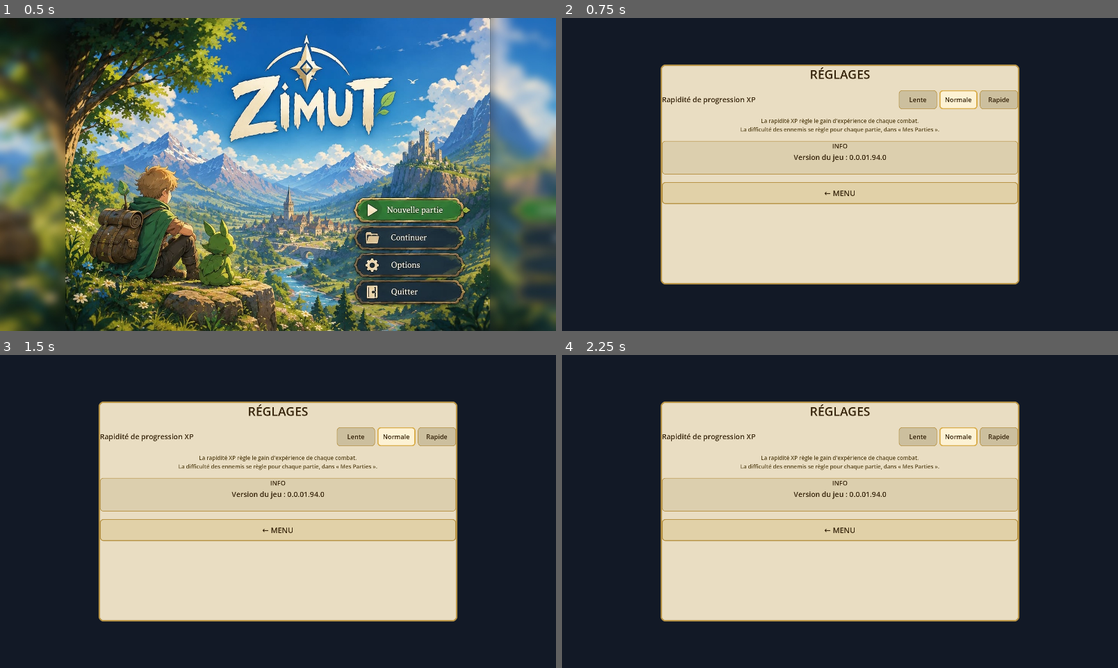
Above: before the commit, frames 1-4 (two rows, left to right).
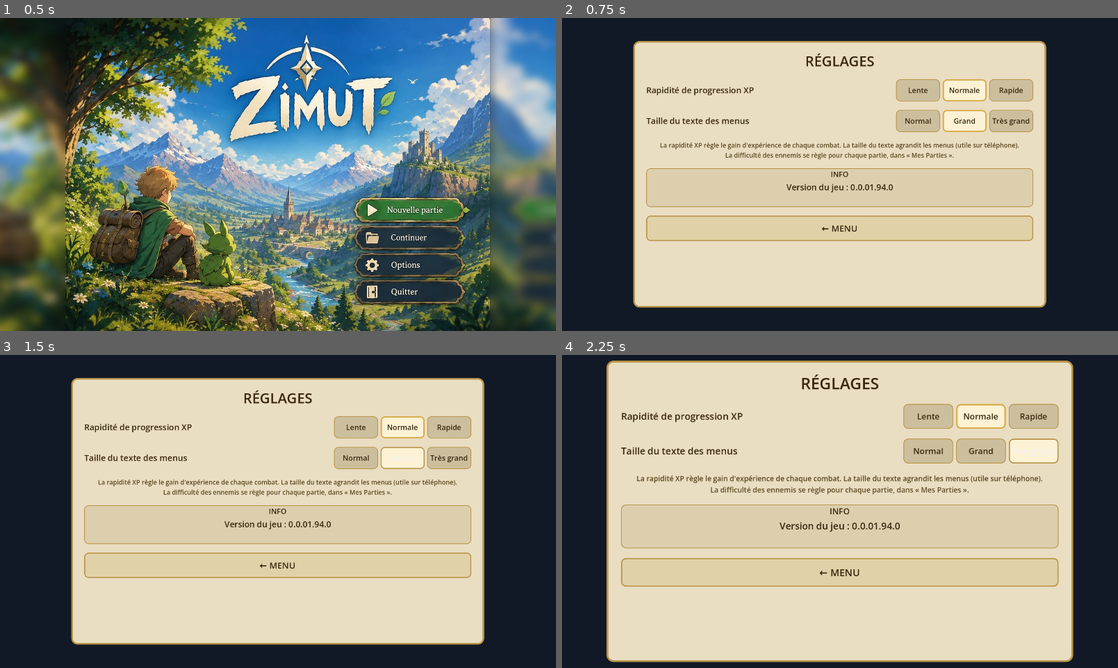
Above: after the commit, the same moments.

Repository: CharlieG42/Zimut
Game: Godot game, scene res://scenes/MainMenu.tscn
Same seed, same stepped clock (60 frames per second), same inputs: the game is played once before the commit and once after it.
Inputs (mouse positions are in pixels of both pictures, inside the frame that each line leads up to):
- Up to frame 1 (0.5 s): no input
- Up to frame 2 (0.75 s): click (973, 265) at 0.5 s
- Up to frame 3 (1.5 s): click (400, 458) at 1.25 s, where only the run after the commit has a clickable "Grand"
- Up to frame 4 (2.25 s): click (1012, 458) at 2 s, where only the run after the commit has a clickable "Très grand"

Frame 1 is identical in both runs. In frame 2, 30% of the frame differs, in the area x 12-88%, y 7-93%; in frame 3, 30%; in frame 4, 49%, in the area x 8-92%, y 1-99%.

Commit message:
Réglage « Taille du texte » (Normal/Grand/Très grand) appliqué aux menus via UiFit
Co-Authored-By: Claude Opus 5.5 <noreply@anthropic.com>
Claude-Session: https://claude.ai/code/session_01TAibbYEMujBagH9941oXR3

Diff:
--- a/prototype/zimut/scripts/CharacterSheetUI.gd
+++ b/prototype/zimut/scripts/CharacterSheetUI.gd
@@ -203,7 +203,7 @@
 		_root.queue_free()
 	_root = Control.new()
 	add_child(_root)
-	UiFit.apply(_root, 1.2)   # lisible sur smartphone
+	UiFit.apply(_root, 1.2, Vector2(1600, 900))   # lisible sur smartphone
 	var bg := ColorRect.new()
 	bg.color = C_BG
 	bg.set_anchors_preset(Control.PRESET_FULL_RECT)
--- a/prototype/zimut/scripts/CityScreenUI.gd
+++ b/prototype/zimut/scripts/CityScreenUI.gd
@@ -72,7 +72,7 @@
 	_root = Control.new()
 	_root.name = "CityRoot"
 	add_child(_root)
-	UiFit.apply(_root, 1.2)   # lisible sur smartphone
+	UiFit.apply(_root, 1.1, Vector2(1300, 740))   # lisible sur smartphone
 
 	# Fond aux couleurs de la nation
 	var nd: Dictionary = Nations.DATA.get(_biome, {})
--- a/prototype/zimut/scripts/ForgeUI.gd
+++ b/prototype/zimut/scripts/ForgeUI.gd
@@ -124,9 +124,7 @@
 		_root.queue_free()
 	_root = Control.new()
 	add_child(_root)
-	_fit_root()
-	if not get_viewport().size_changed.is_connected(_fit_root):
-		get_viewport().size_changed.connect(_fit_root)
+	UiFit.apply(_root, 1.25, Vector2(1370, 770))
 	var bg := TextureRect.new()
 	bg.texture = _tex(ART + "bg.jpg")
 	bg.expand_mode = TextureRect.EXPAND_IGNORE_SIZE
@@ -227,17 +225,6 @@
 	_detail_box.add_theme_constant_override("separation", 10)
 	_detail_box.size_flags_horizontal = Control.SIZE_EXPAND_FILL
 	rscroll.add_child(_detail_box)
-
-
-## Taille/échelle de la racine selon l'écran (voir UI_SCALE).
-func _fit_root() -> void:
-	if _root == null or not is_instance_valid(_root):
-		return
-	var vs: Vector2 = get_viewport().get_visible_rect().size
-	var sc: float = clampf(minf(vs.x / 1370.0, vs.y / 770.0), 1.0, UI_SCALE) if vs.x >= 1370.0 else 1.0
-	_root.scale = Vector2(sc, sc)
-	_root.position = Vector2.ZERO
-	_root.size = vs / sc
 
 
 const MODES: Array = [
--- a/prototype/zimut/scripts/GameSettings.gd
+++ b/prototype/zimut/scripts/GameSettings.gd
@@ -20,8 +20,13 @@
 const XP_SPEEDS: Array[String] = ["Lente", "Normale", "Rapide"]
 const XP_SPEED_MULT := [0.6, 1.0, 1.6]
 
+## Taille du texte des menus (agrandissement des interfaces, voir UiFit.gd).
+const TEXT_SIZES: Array[String] = ["Normal", "Grand", "Très grand"]
+const TEXT_SIZE_MULT := [1.0, 1.15, 1.3]
+
 var difficulty: int = 1
 var xp_speed: int = 1
+var text_size: int = 1
 
 func _ready() -> void:
 	load_settings()
@@ -38,13 +43,14 @@
 		return
 	difficulty = clampi(int(parsed.get("difficulty", difficulty)), 0, DIFFICULTIES.size() - 1)
 	xp_speed = clampi(int(parsed.get("xp_speed", xp_speed)), 0, XP_SPEEDS.size() - 1)
+	text_size = clampi(int(parsed.get("text_size", text_size)), 0, TEXT_SIZES.size() - 1)
 
 func save_settings() -> void:
 	var f := FileAccess.open(SETTINGS_PATH, FileAccess.WRITE)
 	if f == null:
 		push_error("Impossible d'écrire les réglages")
 		return
-	f.store_string(JSON.stringify({"difficulty": difficulty, "xp_speed": xp_speed}, "\t"))
+	f.store_string(JSON.stringify({"difficulty": difficulty, "xp_speed": xp_speed, "text_size": text_size}, "\t"))
 	f.close()
 
 func set_difficulty(idx: int) -> void:
@@ -56,6 +62,15 @@
 	xp_speed = clampi(idx, 0, XP_SPEEDS.size() - 1)
 	save_settings()
 	settings_changed.emit()
+
+func set_text_size(idx: int) -> void:
+	text_size = clampi(idx, 0, TEXT_SIZES.size() - 1)
+	save_settings()
+	settings_changed.emit()
+
+## Facteur d'agrandissement choisi par le joueur (1.0 = taille de base).
+func text_mult() -> float:
+	return float(TEXT_SIZE_MULT[clampi(text_size, 0, TEXT_SIZE_MULT.size() - 1)])
 
 func difficulty_label() -> String:
 	return DIFFICULTIES[clampi(difficulty, 0, DIFFICULTIES.size() - 1)]
--- a/prototype/zimut/scripts/SaveSlotsUI.gd
+++ b/prototype/zimut/scripts/SaveSlotsUI.gd
@@ -44,8 +44,8 @@
 
 func _build() -> void:
 	_root = Control.new()
-	_root.set_anchors_preset(Control.PRESET_FULL_RECT)
 	add_child(_root)
+	UiFit.apply(_root, 1.0, Vector2(1300, 760))   # réglage « Taille du texte »
 
 	var bg := ColorRect.new()
 	bg.color = Color(0.06, 0.09, 0.14, 0.92)
--- a/prototype/zimut/scripts/SettingsUI.gd
+++ b/prototype/zimut/scripts/SettingsUI.gd
@@ -9,8 +9,8 @@
 
 func _ready() -> void:
 	var root := Control.new()
-	root.set_anchors_preset(Control.PRESET_FULL_RECT)
 	add_child(root)
+	UiFit.apply(root, 1.0, Vector2(1300, 820))
 
 	var bg := ColorRect.new()
 	bg.color = Color(0.06, 0.09, 0.14, 0.95)
@@ -22,17 +22,17 @@
 	root.add_child(center)
 
 	var panel := PanelContainer.new()
-	panel.custom_minimum_size = Vector2(1240, 760)
+	panel.custom_minimum_size = Vector2(1240, 800)
 	panel.add_theme_stylebox_override("panel", _flat(COL_PANEL, COL_BORDER, 18, 5))
 	center.add_child(panel)
 
+	var pad := MarginContainer.new()
+	for side in ["left", "right", "top", "bottom"]:
+		pad.add_theme_constant_override("margin_" + side, 34 if side in ["left", "right"] else 26)
+	panel.add_child(pad)
 	var box := VBoxContainer.new()
 	box.add_theme_constant_override("separation", 26)
-	box.add_theme_constant_override("margin_left", 34)
-	box.add_theme_constant_override("margin_right", 34)
-	box.add_theme_constant_override("margin_top", 28)
-	box.add_theme_constant_override("margin_bottom", 28)
-	panel.add_child(box)
+	pad.add_child(box)
 
 	var title := Label.new()
 	title.text = "RÉGLAGES"
@@ -44,8 +44,11 @@
 	box.add_child(_setting_row("Rapidité de progression XP", GameSettings.XP_SPEEDS,
 		GameSettings.xp_speed, func(idx: int) -> void: GameSettings.set_xp_speed(idx)))
 
+	box.add_child(_setting_row("Taille du texte des menus", GameSettings.TEXT_SIZES,
+		GameSettings.text_size, func(idx: int) -> void: GameSettings.set_text_size(idx)))
+
 	var hint := Label.new()
-	hint.text = "La rapidité XP règle le gain d'expérience de chaque combat.\nLa difficulté des ennemis se règle pour chaque partie, dans « Mes Parties »."
+	hint.text = "La rapidité XP règle le gain d'expérience de chaque combat. La taille du texte agrandit les menus (utile sur téléphone).\nLa difficulté des ennemis se règle pour chaque partie, dans « Mes Parties »."
 	hint.add_theme_font_size_override("font_size", 19)
 	hint.add_theme_color_override("font_color", Color(0.35, 0.28, 0.12))
 	hint.horizontal_alignment = HORIZONTAL_ALIGNMENT_CENTER
--- a/prototype/zimut/scripts/UiFit.gd
+++ b/prototype/zimut/scripts/UiFit.gd
@@ -1,33 +1,58 @@
 class_name UiFit
-## UiFit.gd — agrandit une interface plein écran sur smartphone.
+## UiFit.gd — agrandit une interface plein écran pour la rendre lisible sur smartphone.
 ##
 ## L'écran de référence du jeu fait 1920x1080 (stretch « viewport ») : sur un téléphone,
 ## tout est réduit d'environ moitié et les petits textes deviennent illisibles. On construit
 ## donc l'interface sur une surface plus petite (1920/échelle) puis on l'agrandit d'autant :
 ## textes, icônes et zones tactiles grossissent sans retoucher chaque taille de police.
+##
+## échelle = base x réglage « Taille du texte » (Options), plafonnée pour que la surface
+## utile reste d'au moins min_size (sinon la mise en page à colonnes ne tient plus).
 
 
-## Ajuste `root` (Control enfant direct d'un CanvasLayer) et le réajuste si la fenêtre change.
-static func apply(root: Control, max_scale: float) -> void:
+## Ajuste `root` (Control plein écran) et le réajuste si la fenêtre ou le réglage change.
+static func apply(root: Control, base_scale: float, min_size: Vector2 = Vector2(1250, 700)) -> void:
 	if root == null:
 		return
 	root.set_anchors_preset(Control.PRESET_TOP_LEFT)
-	_fit(root, max_scale)
+	_fit(root, base_scale, min_size)
+	var cb := func() -> void:
+		if is_instance_valid(root) and root.is_inside_tree():
+			_fit(root, base_scale, min_size)
 	var vp: Viewport = root.get_viewport()
 	if vp != null:
-		var cb := func() -> void:
-			if is_instance_valid(root):
-				_fit(root, max_scale)
 		vp.size_changed.connect(cb)
-		root.tree_exiting.connect(func() -> void:
-			if vp.size_changed.is_connected(cb):
-				vp.size_changed.disconnect(cb))
+	var gs: Node = _settings()
+	if gs != null:
+		gs.connect("settings_changed", cb)
+	root.tree_exiting.connect(func() -> void:
+		if vp != null and vp.size_changed.is_connected(cb):
+			vp.size_changed.disconnect(cb)
+		if gs != null and gs.is_connected("settings_changed", cb):
+			gs.disconnect("settings_changed", cb))
 
 
-static func _fit(root: Control, max_scale: float) -> void:
+## Échelle effective pour une interface (utile aux écrans qui gèrent leur propre mise en page).
+static func scale_for(vs: Vector2, base_scale: float, min_size: Vector2 = Vector2(1250, 700)) -> float:
+	var want: float = base_scale * user_mult()
+	var cap: float = minf(vs.x / min_size.x, vs.y / min_size.y)
+	return maxf(1.0, minf(want, cap))
+
+
+## Réglage « Taille du texte » (1.0 si l'autoload n'est pas disponible).
+static func user_mult() -> float:
+	var gs: Node = _settings()
+	return float(gs.call("text_mult")) if gs != null else 1.0
+
+
+static func _settings() -> Node:
+	var tree := Engine.get_main_loop() as SceneTree
+	return tree.root.get_node_or_null("GameSettings") if tree != null else null
+
+
+static func _fit(root: Control, base_scale: float, min_size: Vector2) -> void:
 	var vs: Vector2 = root.get_viewport().get_visible_rect().size
-	# on garde au moins ~1370 px de large utiles pour les mises en page à plusieurs colonnes
-	var sc: float = clampf(minf(vs.x / 1370.0, vs.y / 770.0), 1.0, max_scale)
+	var sc: float = scale_for(vs, base_scale, min_size)
 	root.scale = Vector2(sc, sc)
 	root.position = Vector2.ZERO
 	root.size = vs / sc
--- /dev/null
+++ b/prototype/zimut/tests/shot_textsize.gd
@@ -0,0 +1,36 @@
+extends SceneTree
+## Captures avec un réglage « Taille du texte » donné :
+##   xvfb-run -a -s "-screen 0 1920x1080x24" godot --path . -s tests/shot_textsize.gd -- <0|1|2> <dossier>
+func _init() -> void:
+	_boot.call_deferred()
+func _boot() -> void:
+	var args: PackedStringArray = OS.get_cmdline_user_args()
+	var ts: int = int(args[0]) if args.size() > 0 else 1
+	var out: String = args[1] if args.size() > 1 else "/tmp/ts"
+	DirAccess.make_dir_recursive_absolute(out)
+	var gs: Node = root.get_node("GameSettings")
+	gs.text_size = ts
+	var pm: Node = root.get_node("ProgressionManager")
+	var data: Dictionary = pm.new_game(4, "Taille %d" % ts)
+	pm.rebuild_team(data, ["Tank", "Mage", "Heal"])
+	pm.write_save(4, data)
+	for sc in ["SaveSlots", "Settings"]:
+		var n: Node = (load("res://scenes/%s.tscn" % sc) as PackedScene).instantiate()
+		root.add_child(n)
+		await create_timer(0.8).timeout
+		root.get_viewport().get_texture().get_image().save_png("%s/%s_%d.png" % [out, sc, ts])
+		n.queue_free()
+		await create_timer(0.2).timeout
+	var sheet: CanvasLayer = (load("res://scripts/CharacterSheetUI.gd") as GDScript).new()
+	root.add_child(sheet)
+	sheet.open(data, 4, "Mage")
+	await create_timer(0.8).timeout
+	root.get_viewport().get_texture().get_image().save_png("%s/sheet_%d.png" % [out, ts])
+	sheet.queue_free()
+	var forge: CanvasLayer = (load("res://scripts/ForgeUI.gd") as GDScript).new()
+	root.add_child(forge)
+	forge.open(data, 4, 0)
+	await create_timer(0.8).timeout
+	root.get_viewport().get_texture().get_image().save_png("%s/forge_%d.png" % [out, ts])
+	pm.delete_save(4)
+	quit(0)
